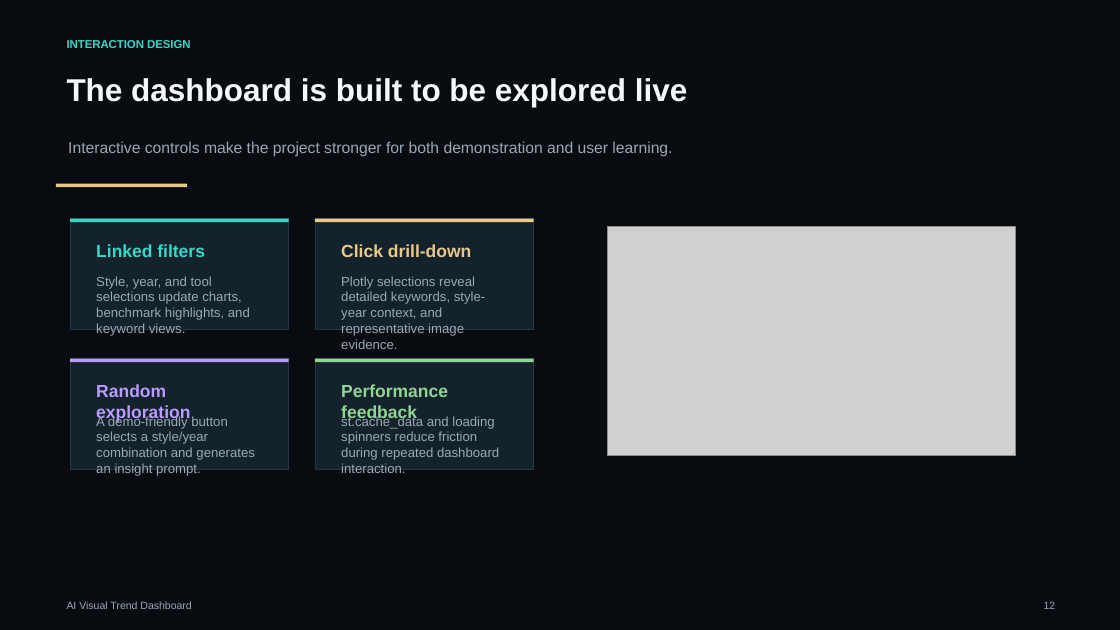
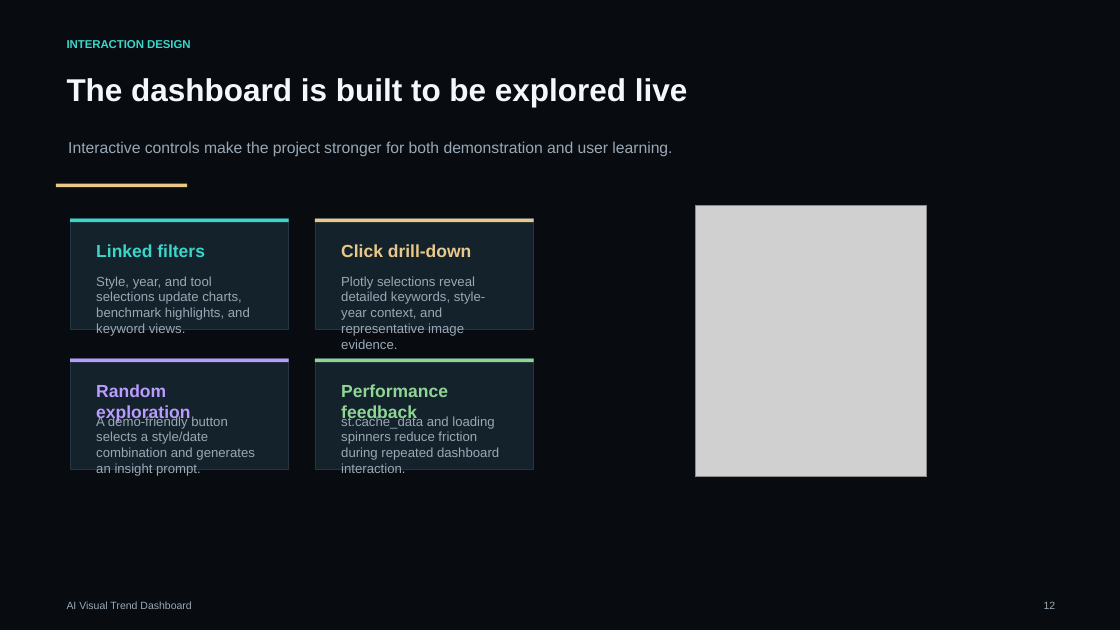
Before and after one commit to hedan-skku/ai-visual-trend-dashboard, a slide deck: slide 12 of AI_Visual_Trend_Dashboard_Presentation.pptx. Drawn at 1120x630 pixels with LibreOffice and Linux fonts; fonts in the diff are those of the drawing; grey boxes stand for pictures. Boxes give left, top, right and bottom in pixels: in the first picture for what was removed or moved away, otherwise in the second. Text is boxed around its words. In the diff, an @@ line names an element or a change of style, - is before the commit and + after.

```diff
--- a/AI_Visual_Trend_Dashboard_Presentation.pptx
+++ b/AI_Visual_Trend_Dashboard_Presentation.pptx
@@ picture: place and size @@
-picture at box(607, 227, 1015, 456)
+picture at box(696, 206, 928, 477)
@@ text at box(96, 415, 255, 476): text changed @@
-A demo-friendly button selects a style/year combination and generates an insight prompt.
+A demo-friendly button selects a style/date combination and generates an insight prompt.
```
Also in this commit, not shown: 7 other slides changed, 1 slide added, 1 slide removed, 19 other files.
